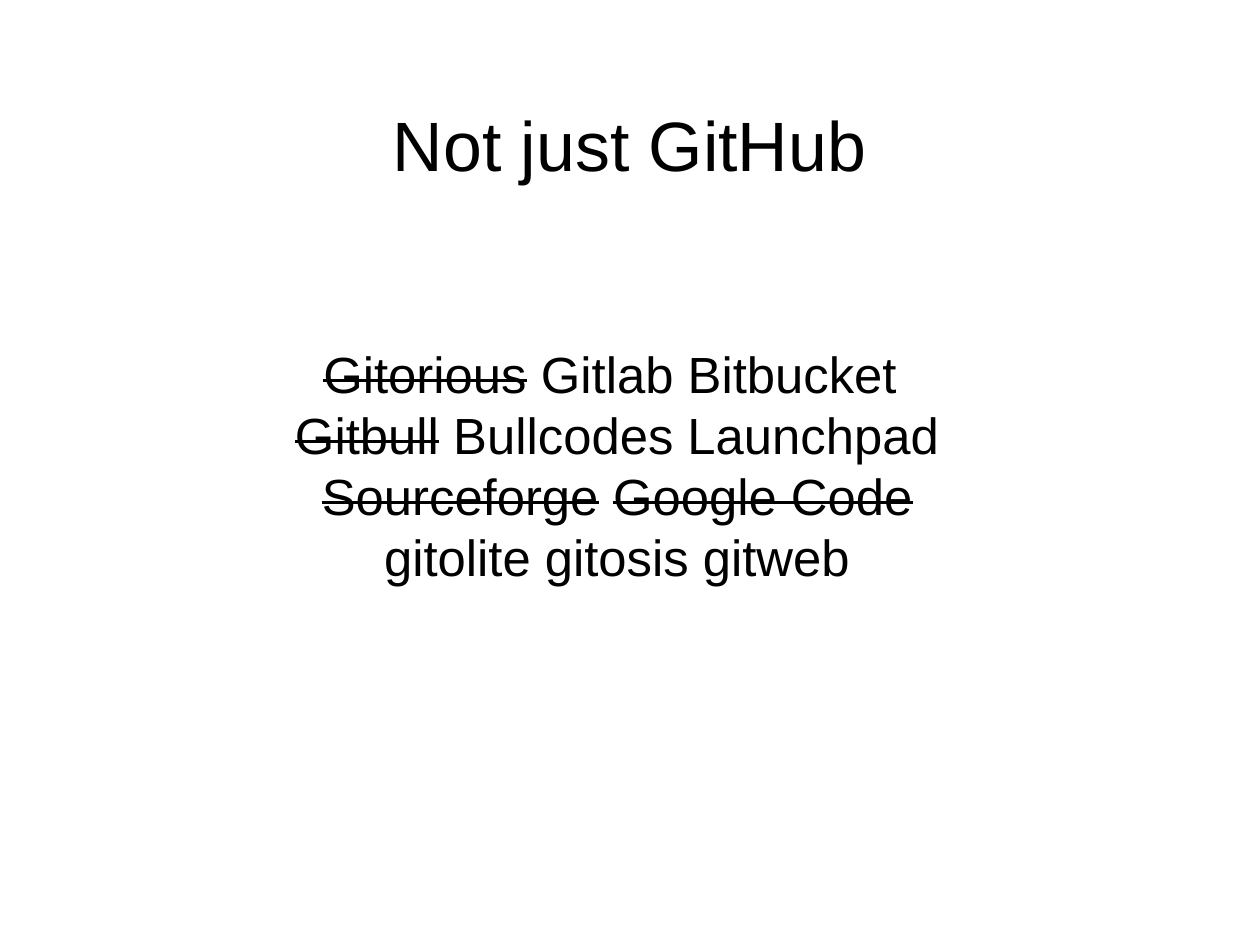
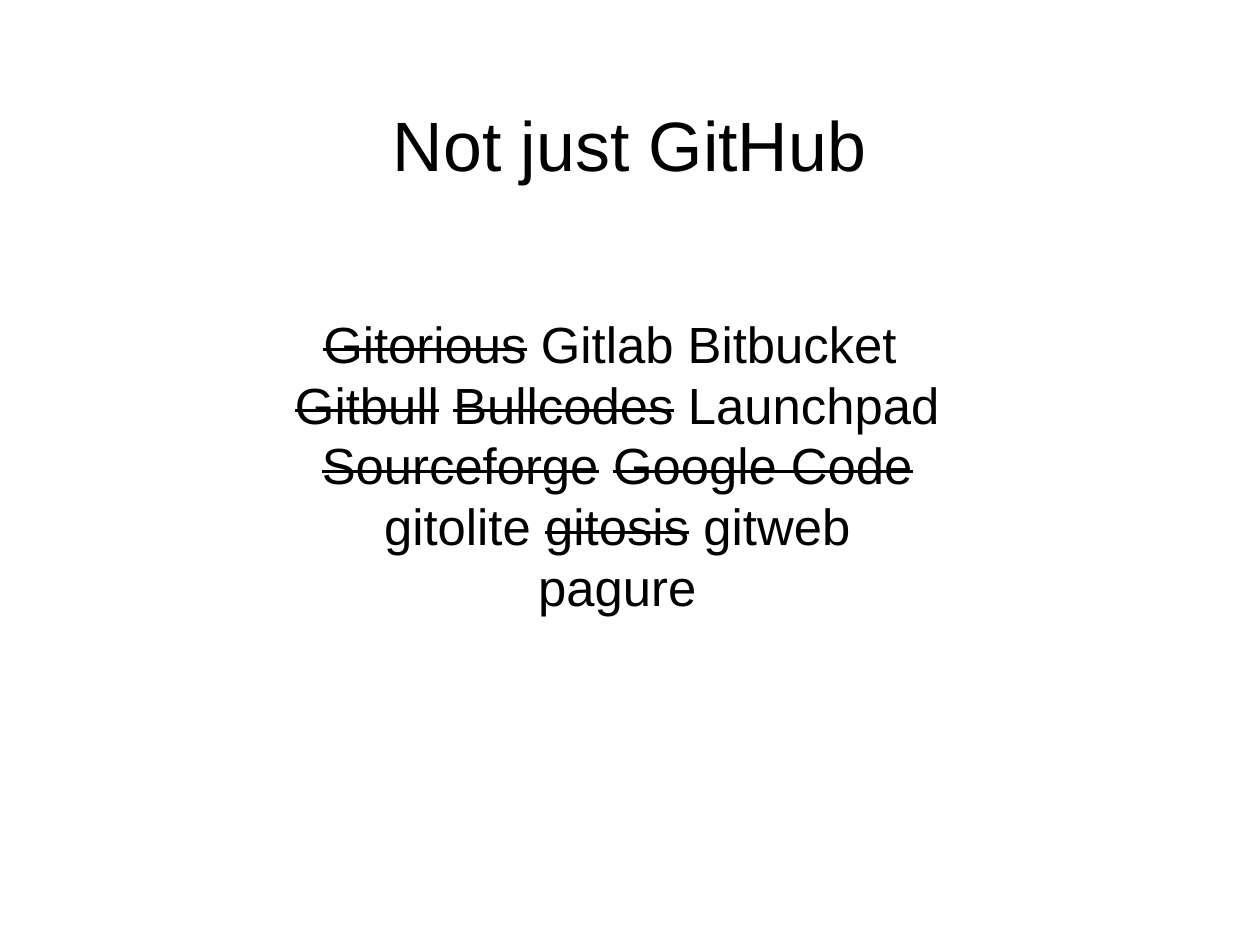
Before and after one commit to decause/hfoss, a slide deck: slide 8 of static/decks/g-b4-gh-txt.odp. Drawn at 1260x945 pixels with LibreOffice and Linux fonts; fonts in the diff are those of the drawing. Boxes give left, top, right and bottom in pixels: in the first picture for what was removed or moved away, otherwise in the second. Text is boxed around its words. In the diff, an @@ line names an element or a change of style, - is before the commit and + after.

```diff
--- a/static/decks/g-b4-gh-txt.odp
+++ b/static/decks/g-b4-gh-txt.odp
@@ subtitle at (x1=295, y1=387, x2=939, y2=556): strikethrough on in "Bullcodes", "gitosis" @@
@@ subtitle at (x1=538, y1=578, x2=696, y2=617): paragraph added @@
+pagure
```
Also in this commit, not shown: 2 other slides changed, 4 slides added.
